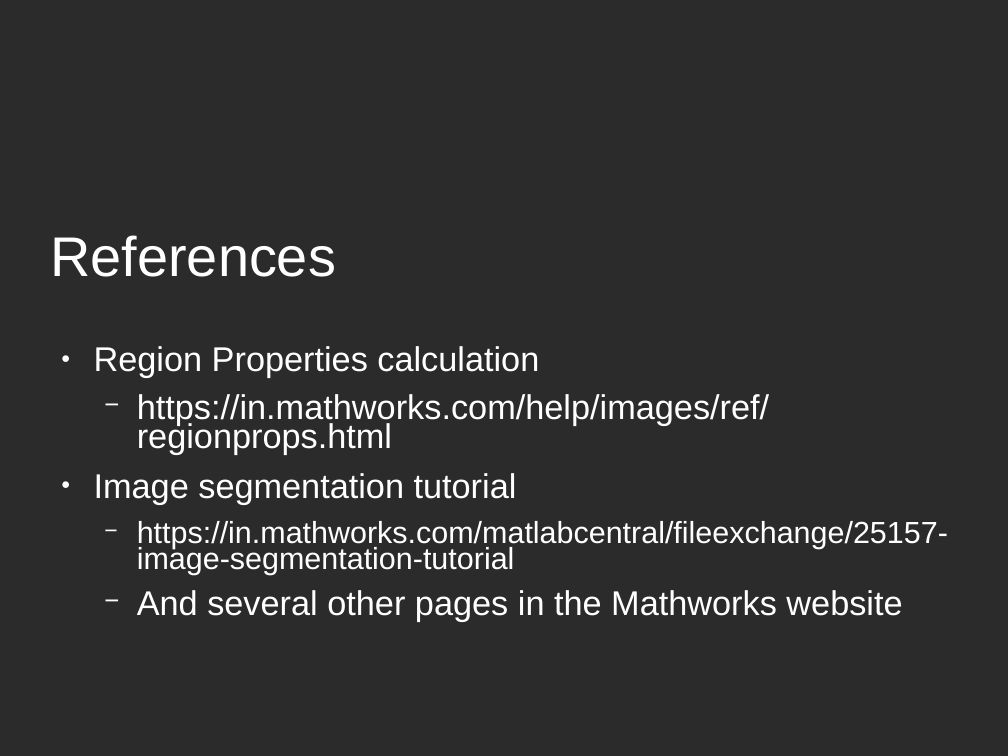
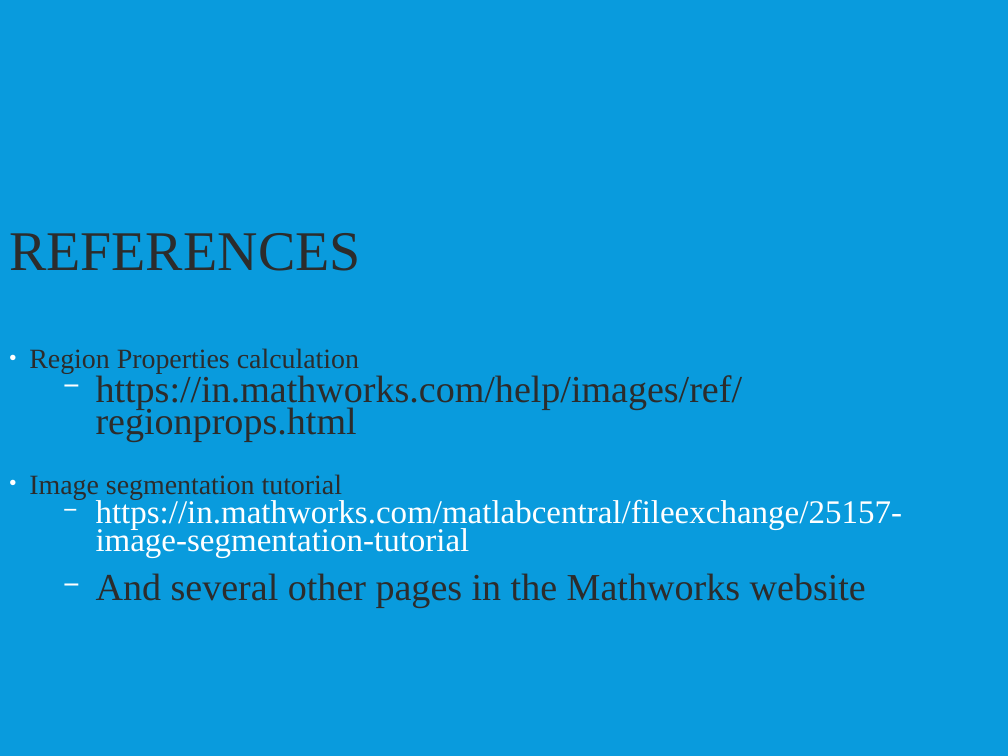
Before and after one commit to Anirudh-Shrikanth/light_source_direction_detection, a slide deck: slide 7 of PPT.odp. Drawn at 1008x756 pixels with LibreOffice and Linux fonts; fonts in the diff are those of the drawing; background and template pictures are left out; a plain dark background stands for a picture behind light text. Boxes give left, top, right and bottom in pixels: in the first picture for what was removed or moved away, otherwise in the second. Text is boxed around its words. In the diff, an @@ line names an element or a change of style, - is before the commit and + after.

```diff
--- a/PPT.odp
+++ b/PPT.odp
@@ background picture (left out) to #099BDD @@
@@ title at bbox=[9, 233, 361, 271]: text changed; size 44 to 44.1 pt; font Arial to Times New Roman; text colour #FFFFFF to #2C2C2C @@
-References
+REFERENCES
@@ text "Region Properties calculation": place and size @@
-text "Region Properties calculation" at bbox=[94, 346, 948, 621]
+text "Region Properties calculation" at bbox=[29, 348, 903, 608]
@@ text "Region Properties calculation" at bbox=[29, 348, 903, 608]: size 27 to 22 pt in "Region Properties calculation", "Image segmentation tutorial"; font Arial to Times New Roman; text colour #FFFFFF to #2C2C2C in "Region Properties calculation", "https://in.mathworks.com/help/images/ref/regionprops.html", "Image segmentation tutorial", "And several other pages in the Mathworks ..."; size 27 to 30 pt in "https://in.mathworks.com/help/images/ref/regionprops.html", "And several other pages in the Mathworks ..."; size 24 to 26 pt in "https://in.mathworks.com/matlabcentral/fileexchange/25157-im ..."; indent changed; line spacing 0.8 to 0.7; more space between paragraphs @@
```
Also in this commit, not shown: 7 other slides changed.
